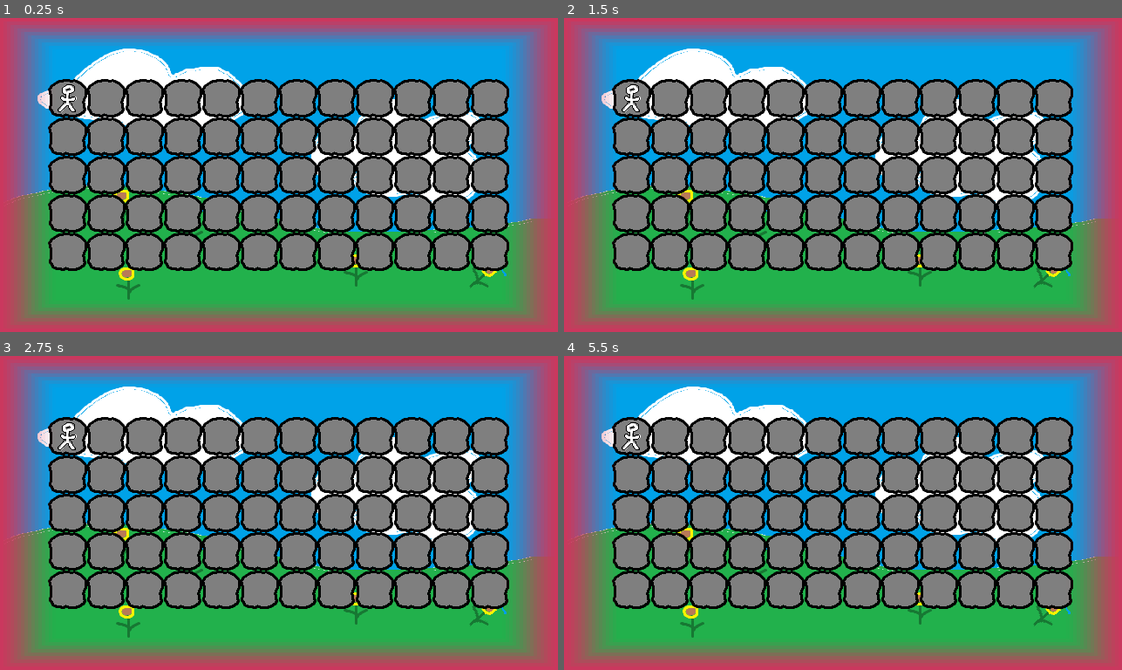
Above: before the commit, frames 1-4 (two rows, left to right).
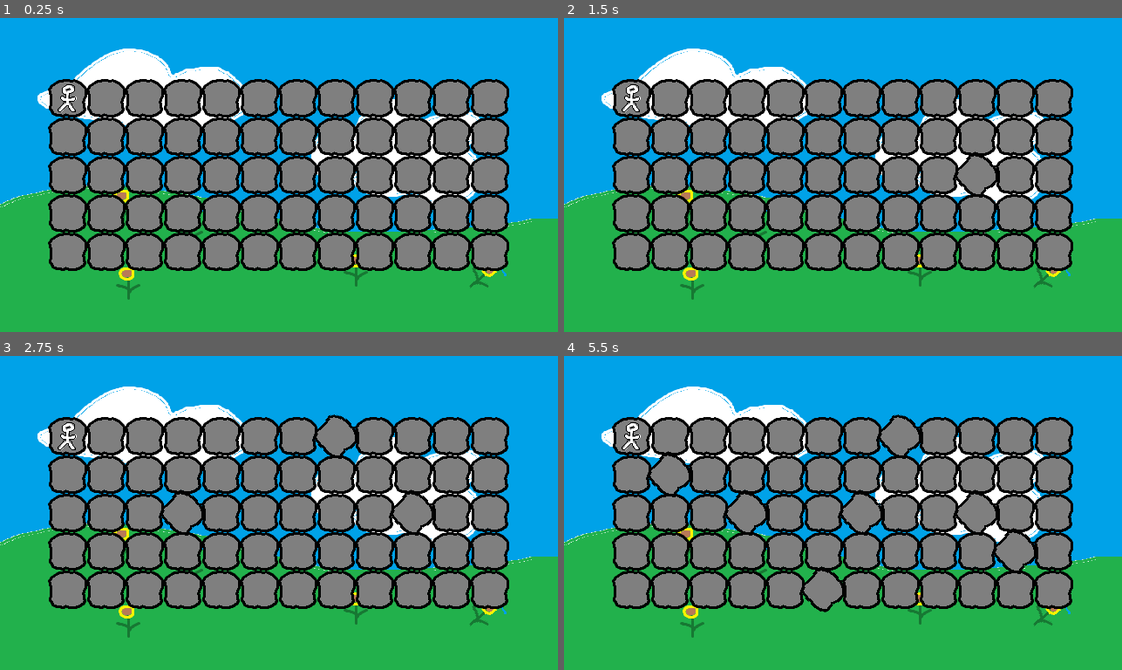
Above: after the commit, the same moments.

Repository: BanaCubed/Yet-Another-Assessment
Game: Godot game, scene res://scenes/game.tscn
The game is run twice, just before and just after one commit, with the same random seed, the same clock (stepped at 60 frames per second) and the same inputs.
Inputs (mouse positions are in pixels of both pictures, inside the frame that each line leads up to):
- Up to frame 1 (0.25 s): no input
- Up to frame 2 (1.5 s): tap Enter at 0.5 s; move the mouse to (965, 159) at 0.52 s; click (965, 159) at 0.67 s; tap Space at 1.25 s; move the mouse to (731, 190) at 1.27 s; click (731, 190) at 1.42 s
- Up to frame 3 (2.75 s): tap Enter at 2 s; move the mouse to (334, 443) at 2.02 s; click (334, 443) at 2.17 s
- Up to frame 4 (5.5 s): tap Space at 2.75 s; move the mouse to (815, 575) at 2.77 s; click (815, 575) at 2.92 s; tap Enter at 3.5 s; move the mouse to (1010, 560) at 3.52 s; click (1010, 560) at 3.67 s; move the mouse to (675, 465) at 4.27 s; click (675, 465) at 4.42 s; move the mouse to (870, 513) at 5.02 s; click (870, 513) at 5.17 s

The runs differ from the first frame. In frame 1, 30% of the frame differs, in the area x 0-100%, y 0-100%; in frame 2, 30%; in frame 3, 31%; in frame 4, 32%.

Commit message:
feat: Selection indicator

Diff:
--- a/scenes/entity.tscn
+++ b/scenes/entity.tscn
@@ -11,6 +11,8 @@
 anchors_preset = 0
 offset_right = 32.0
 offset_bottom = 32.0
+mouse_filter = 2
+mouse_behavior_recursive = 1
 script = ExtResource("1_m0cyi")
 entity_type = ExtResource("2_51v4c")
 
--- a/scenes/game.tscn
+++ b/scenes/game.tscn
@@ -6,22 +6,25 @@
 [ext_resource type="Resource" uid="uid://lvnjrefjcuvt" path="res://resources/entities/person.tres" id="4_u5sy4"]
 [ext_resource type="Script" uid="uid://bt2wenhrv0k8w" path="res://scripts/levels/level_data.gd" id="5_gee14"]
 
-[sub_resource type="Resource" id="Resource_0tnpc"]
+[sub_resource type="Resource" id="Resource_iywne"]
 resource_local_to_scene = true
 script = ExtResource("3_p57ef")
 entity = ExtResource("4_u5sy4")
 metadata/_custom_type_script = "uid://dq4lpkdncutpi"
 
-[sub_resource type="Resource" id="Resource_vtaks"]
+[sub_resource type="Resource" id="Resource_p57ef"]
 resource_local_to_scene = true
 script = ExtResource("5_gee14")
-size = Vector2i(5, 5)
+size = Vector2i(12, 5)
 background = ExtResource("2_iywne")
-entities = Array[ExtResource("3_p57ef")]([SubResource("Resource_0tnpc")])
+entities = Array[ExtResource("3_p57ef")]([SubResource("Resource_iywne")])
 metadata/_custom_type_script = "uid://bt2wenhrv0k8w"
 
-[node name="Game" type="Node2D" unique_id=1877966946]
+[node name="Game" type="Control" unique_id=1198991975]
 texture_filter = 3
+layout_mode = 3
+anchors_preset = 0
 
 [node name="Level" parent="." unique_id=1593966462 instance=ExtResource("1_uwrxv")]
-level_data = SubResource("Resource_vtaks")
+layout_mode = 0
+level = SubResource("Resource_p57ef")
--- a/scenes/grid_tile.tscn
+++ b/scenes/grid_tile.tscn
@@ -30,9 +30,10 @@
 pivot_offset = Vector2(20, 20)
 size_flags_horizontal = 4
 size_flags_vertical = 4
+mouse_default_cursor_shape = 2
 theme = ExtResource("1_0v2c5")
 
-[node name="Entity" parent="Panel" unique_id=1622537750 instance=ExtResource("1_wprxu")]
+[node name="Entity" parent="." unique_id=1622537750 instance=ExtResource("1_wprxu")]
 visible = false
 layout_mode = 1
 anchors_preset = 8
@@ -46,3 +47,6 @@
 offset_bottom = 16.0
 grow_horizontal = 2
 grow_vertical = 2
+pivot_offset_ratio = Vector2(0.5, 0.5)
+
+[connection signal="gui_input" from="Panel" to="." method="_on_panel_gui_input"]
--- a/scenes/level.tscn
+++ b/scenes/level.tscn
@@ -4,7 +4,7 @@
 [ext_resource type="Script" uid="uid://by8jvcqpo38fn" path="res://scripts/levels/level.gd" id="1_w8frs"]
 [ext_resource type="Resource" uid="uid://m4p63jpptfxt" path="res://resources/levels/level_001.tres" id="2_2r41h"]
 [ext_resource type="Texture2D" uid="uid://cck8mpd8366ce" path="res://sprites/background_default.png" id="2_ppgk2"]
-[ext_resource type="Texture2D" uid="uid://co4ifbiebxrvl" path="res://resources/internal_box_shadow_gradient.tres" id="7_klq6b"]
+[ext_resource type="Texture2D" uid="uid://co4ifbiebxrvl" path="res://resources/border_gradient.tres" id="7_klq6b"]
 
 [node name="Level" type="Control" unique_id=239553227]
 layout_mode = 3
@@ -37,7 +37,8 @@
 texture = ExtResource("2_ppgk2")
 centered = false
 
-[node name="TextureRect" type="TextureRect" parent="." unique_id=1156829617]
+[node name="BorderGradient" type="TextureRect" parent="." unique_id=1156829617]
+visible = false
 layout_mode = 1
 anchors_preset = 15
 anchor_right = 1.0
--- a/scripts/levels/grid_tile.gd
+++ b/scripts/levels/grid_tile.gd
@@ -10,31 +10,30 @@
 ## Whether or not this grid tile is the one that is selected.
 var is_selected := false
 ## The current progress of the easing of the selection animation.
-var animation_progress := 0.0
+var tween: Tween
 
 
-func _process(delta: float) -> void:
-	animation_progress += delta
-
-
-func _input(event: InputEvent) -> void:
-	if event is InputEventMouseButton:
-		select(event)
-
-
-func select(event: InputEventMouseButton) -> void:
-	if event.button_index != MouseButton.MOUSE_BUTTON_LEFT:
-		return
-	if not event.pressed:
-		return
-	get_viewport().set_input_as_handled()
+func select() -> void:
 	selected.emit()
-	animation_progress = 0
 	is_selected = true
 	print("The grid tile has been clicked!")
+	if tween:
+		tween.kill()
+	tween = create_tween()
+	tween.set_trans(Tween.TRANS_EXPO)
+	tween.tween_property($Panel, ^"rotation", PI / 4.05, 0.4)
 
 
 ## Deselects this grid tile.
 func deselect() -> void:
-	animation_progress = 0
 	is_selected = false
+
+
+# I'm not sure why overriding _gui_input() doesn't work.
+func _on_panel_gui_input(event: InputEvent) -> void:
+	if event is InputEventMouseButton:
+		if event.button_index != MOUSE_BUTTON_LEFT:
+			return
+		if not event.pressed:
+			return
+		select()
--- a/scripts/levels/level.gd
+++ b/scripts/levels/level.gd
@@ -40,6 +40,6 @@
 		var pos := entity.position
 		var entity_type := entity.entity
 
-		var target_node: Entity = get_node("Grid/GridRow%s/GridTile%s/Panel/Entity" % [pos.y, pos.x])
+		var target_node: Entity = get_node("Grid/GridRow%s/GridTile%s/Entity" % [pos.y, pos.x])
 		target_node.entity_type = entity_type
 		target_node.visible = true
Renamed: resources/internal_box_shadow_gradient.tres -> resources/border_gradient.tres
Binary file added: sprites/entity_fruit.png
Not shown, added: sprites/entity_fruit.png.import
Binary file added: sprites/entity_wall.png
Not shown, added: sprites/entity_wall.png.import
